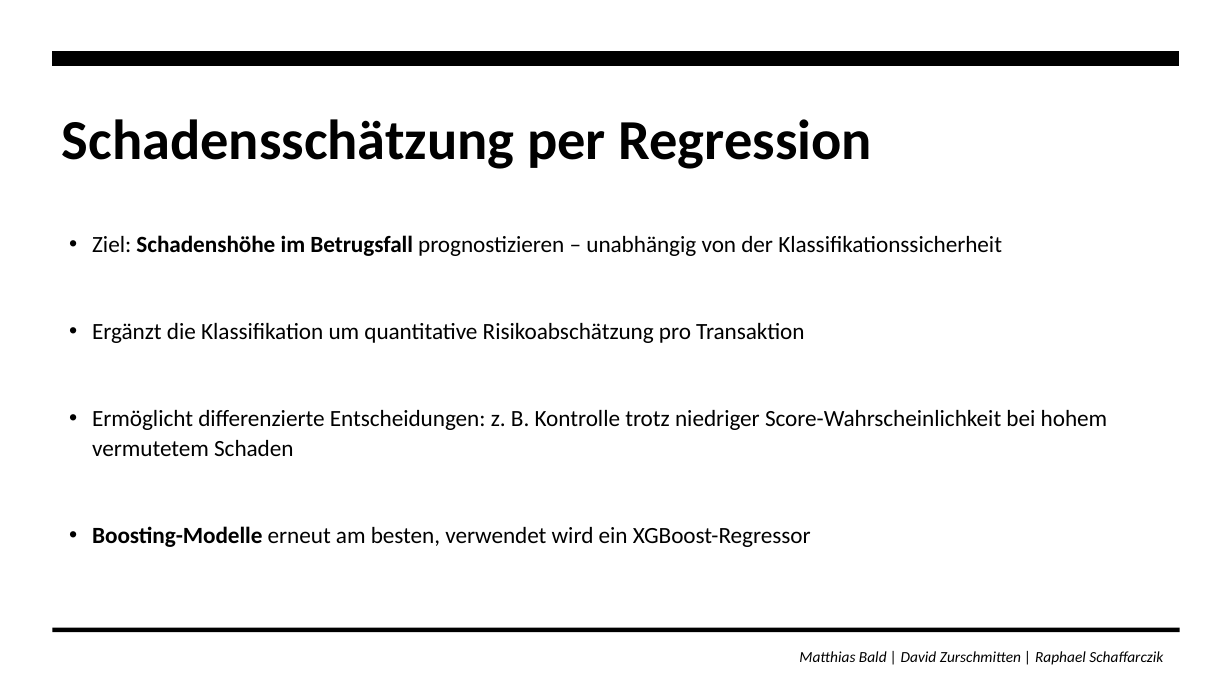
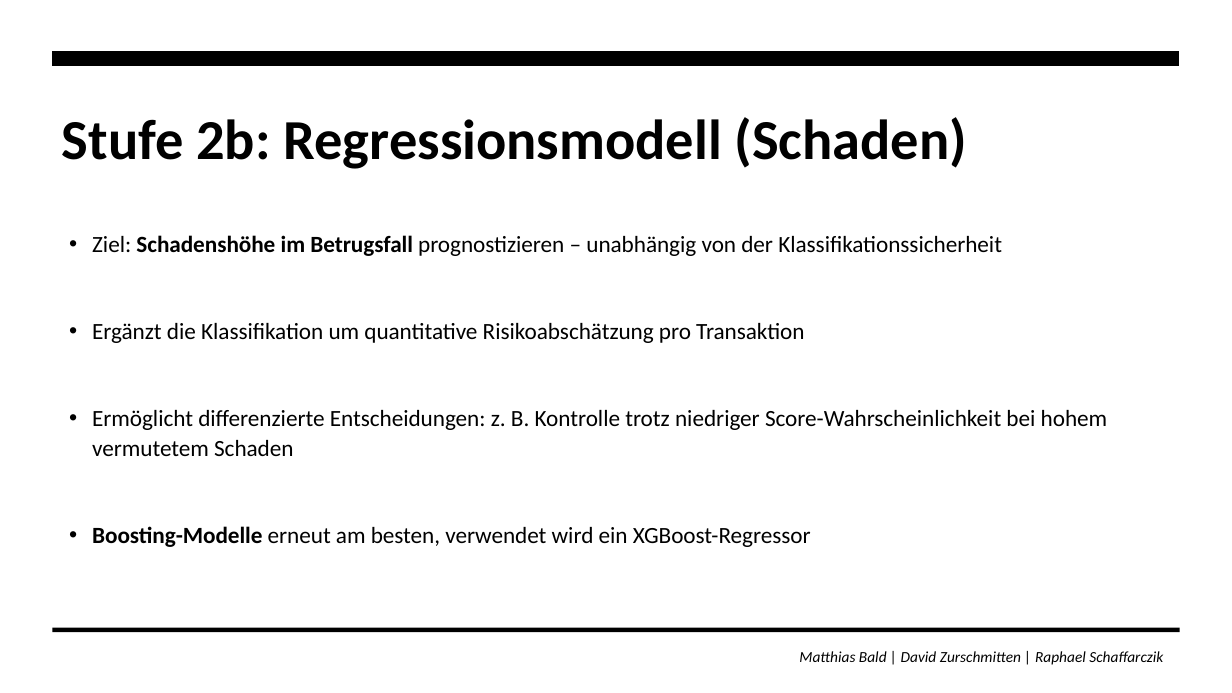
Before and after one commit to zurdavid/projektpraktikum-datascience, a slide deck: slide 62 of präsentationen/Abschlusspräsentation_Entwurf.pptx (slide 64 before the commit). Drawn at 1232x693 pixels with LibreOffice and Linux fonts; fonts in the diff are those of the drawing. Boxes give left, top, right and bottom in pixels: in the first picture for what was removed or moved away, otherwise in the second. Text is boxed around its words. In the diff, an @@ line names an element or a change of style, - is before the commit and + after.

```diff
--- a/präsentationen/Abschlusspräsentation_Entwurf.pptx
+++ b/präsentationen/Abschlusspräsentation_Entwurf.pptx
@@ title at [62,117,967,169]: text changed @@
-Schadensschätzung per Regression
+Stufe 2b: Regressionsmodell (Schaden)
```
Also in this commit, not shown: 9 other slides changed, 1 slide added, 3 slides removed.
